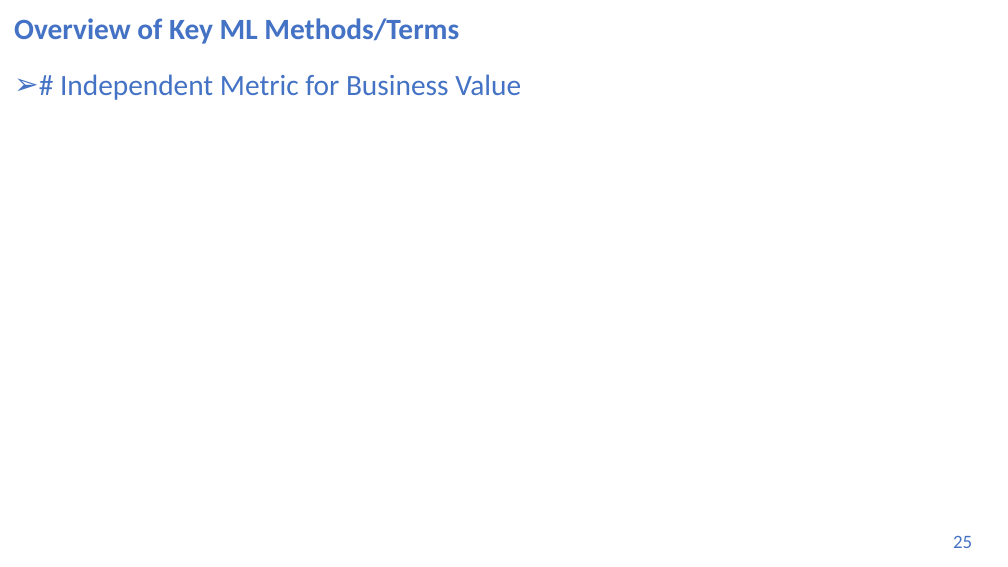
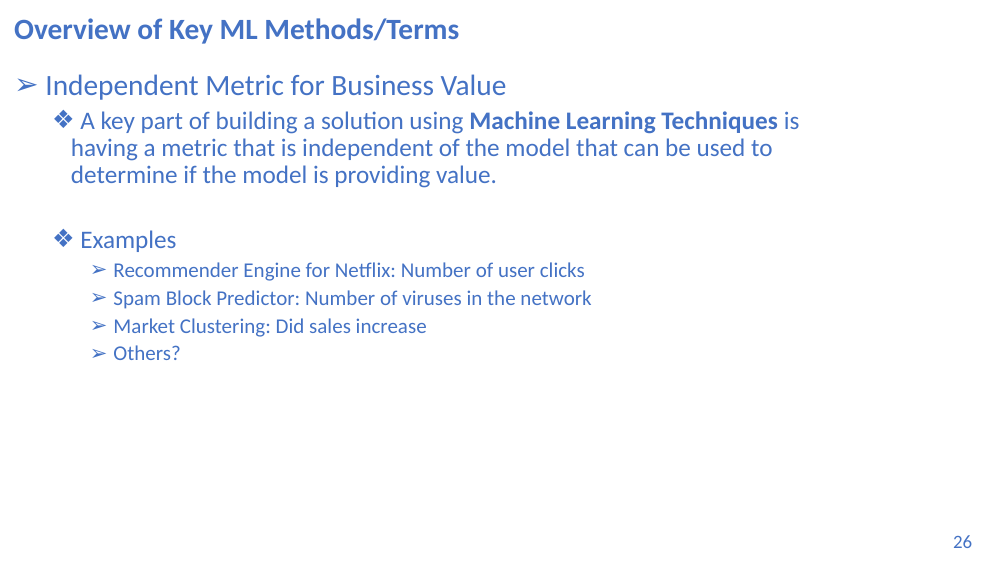
Before and after one commit to UVADS/DS-3001, a slide deck: slide 26 of 05_ml_bootcamp/machine_learning_bootcamp.pptx (slide 25 before the commit). Drawn at 1008x567 pixels with LibreOffice and Linux fonts; fonts in the diff are those of the drawing. Boxes give left, top, right and bottom in pixels: in the first picture for what was removed or moved away, otherwise in the second. Text is boxed around its words. In the diff, an @@ line names an element or a change of style, - is before the commit and + after.

```diff
--- a/05_ml_bootcamp/machine_learning_bootcamp.pptx
+++ b/05_ml_bootcamp/machine_learning_bootcamp.pptx
@@ text at (45,74,800,360): text changed; size 28 to 24 pt @@
-➢ # Independent Metric for Business Value
+➢ Independent Metric for Business Value
+  ❖ A key part of building a solution using Machine Learning Techniques is having a metric that is independent of the model that can be used to determine if the model is providing value.
+  ❖ Examples
+    ➢ Recommender Engine for Netflix: Number of user clicks
+    ➢ Spam Block Predictor: Number of viruses in the network
+    ➢ Market Clustering: Did sales increase
+    ➢ Others?
@@ page number at (953,535,972,548): text changed @@
-25
+26
```
Also in this commit, not shown: 9 other slides changed, 5 slides added, 1 slide removed.
